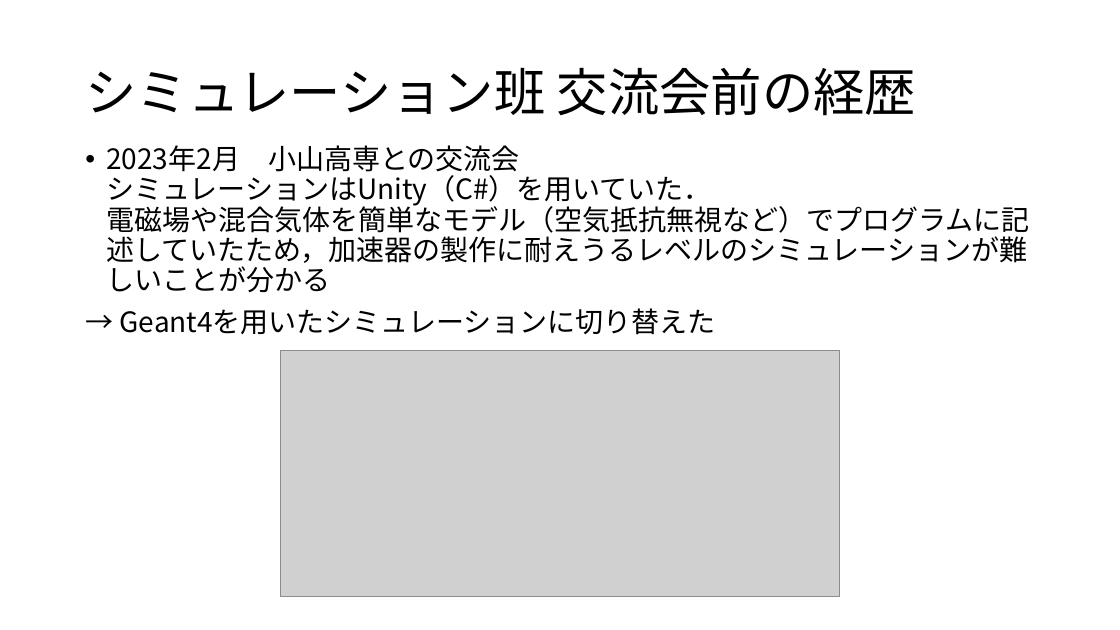
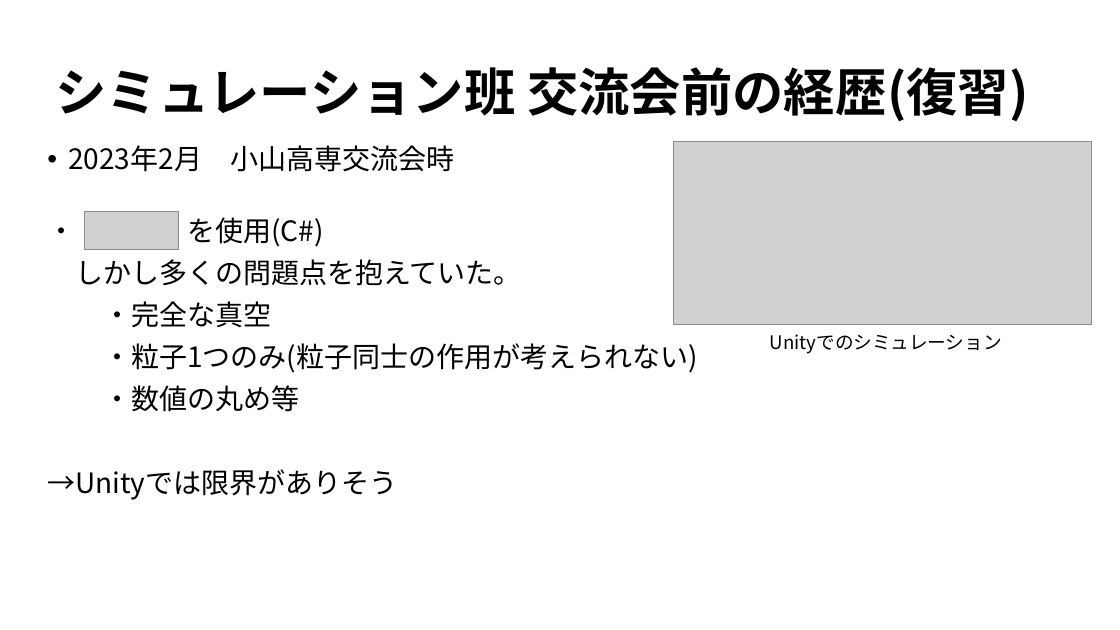
Before and after one commit to NNCT-KasoKen/2024_OyamaPresentation, a slide deck: slide 1 of 2024_OyamaPresentation.pptx (slide 8 before the commit). Drawn at 1120x630 pixels with LibreOffice and Linux fonts; fonts in the diff are those of the drawing; grey boxes stand for pictures. Boxes give left, top, right and bottom in pixels: in the first picture for what was removed or moved away, otherwise in the second. Text is boxed around its words. In the diff, an @@ line names an element or a change of style, - is before the commit and + after.

```diff
--- a/2024_OyamaPresentation.pptx
+++ b/2024_OyamaPresentation.pptx
@@ title at box(55, 67, 1029, 122): text changed; bold on @@
-シミュレーション班 交流会前の経歴
+シミュレーション班 交流会前の経歴(復習)
@@ text at box(47, 145, 697, 500): text changed @@
-• 2023年2月 小山高専との交流会
-  シミュレーションはUnity（C#）を用いていた．
-  電磁場や混合気体を簡単なモデル（空気抵抗無視など）でプログラムに記述していたため，加速器の製作に耐えうるレベルのシミュレーションが難しいことが分かる
-→ Geant4を用いたシミュレーションに切り替えた
+• 2023年2月 小山高専交流会時
+・ を使用(C#)
+しかし多くの問題点を抱えていた。
+・完全な真空
+・粒子1つのみ(粒子同士の作用が考えられない)
+・数値の丸め等
+→Unityでは限界がありそう
@@ picture: place and size @@
-picture at box(281, 350, 840, 597)
+picture at box(674, 141, 1091, 325)
@@ picture added at box(85, 212, 178, 250) @@
@@ text added at box(770, 334, 1002, 354), 16 pt, text #000000 @@
+Unityでのシミュレーション
```
Also in this commit, not shown: 4 other slides changed, 3 slides added, 12 slides removed, 8 other files.
